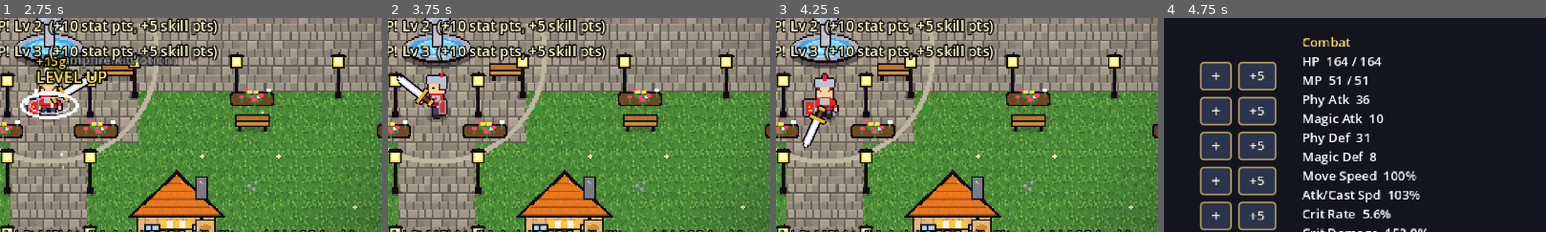
Above: before the commit, frames 1-4 (left to right).
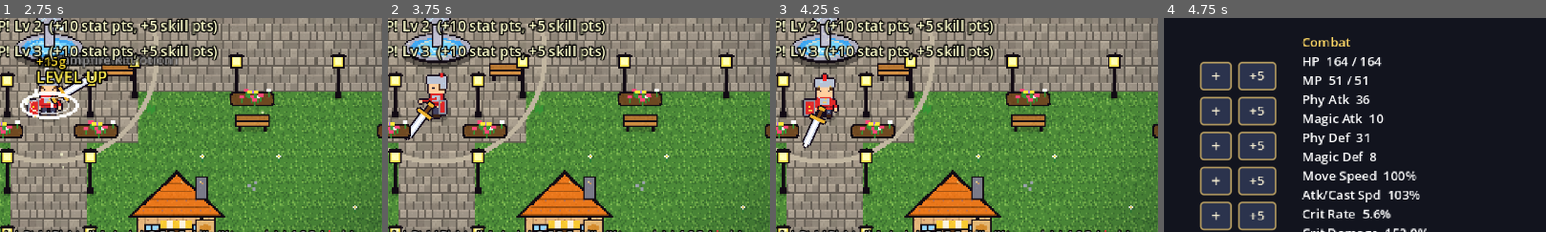
Above: after the commit, the same moments.

Repository: munyphallinpav/ashen_wilds
Game: Godot game, scene res://scenes/main.tscn
The game is run twice, just before and just after one commit, with the same random seed, the same clock (stepped at 60 frames per second) and the same inputs.
Inputs (mouse positions are % of the whole screen's width and height, from its top left):
- Up to frame 1 (2.75 s): click "New Game" at 0.5 s; click "Play" at 1.25 s; click "Start" at 2 s
- Up to frame 2 (3.75 s): tap Enter at 2.75 s; drag from (91, 17) to (60, 28) at 2.77 s; drag from (30, 55) to (45, 70) at 3.52 s
- Up to frame 3 (4.25 s): no input
- Up to frame 4 (4.75 s): move the mouse to (60, 28) at 4.27 s; hold D (move_right) from 4.28 s (still down); hold C (character) from 4.28 s (still down); click (60, 28) at 4.42 s; tap Space (attack) at 4.55 s
The pictures show only the part of the screen within x 44-94%, y 31-80%; the shares and areas given below are measured in that part.

Frame 1 is identical in both runs. In frame 2, 1.0% of the frame differs, in the area x 2-16%, y 16-58%; in frame 3, less than 0.1%; in frame 4, nothing differs.

Commit message:
add player atk combo

Diff:
--- a/project.godot
+++ b/project.godot
@@ -1,4 +1,11 @@
 ; Engine configuration file.
+; It's best edited using the editor UI and not directly,
+; since the parameters that go here are not all obvious.
+;
+; Format:
+;   [section] ; section goes between []
+;   param=value ; assign values to parameters
+
 config_version=5
 
 [application]
@@ -6,7 +13,7 @@
 config/name="Ashen Wilds"
 config/description="2D pixel-art open world action RPG"
 run/main_scene="res://scenes/main.tscn"
-config/features=PackedStringArray("4.3", "GL Compatibility")
+config/features=PackedStringArray("4.4", "GL Compatibility")
 
 [autoload]
 
@@ -24,12 +31,13 @@
 window/size/window_height_override=810
 window/stretch/mode="canvas_items"
 
-[rendering]
-
-renderer/rendering_method="gl_compatibility"
-renderer/rendering_method.mobile="gl_compatibility"
-textures/canvas_textures/default_texture_filter=0
-
 [gui]
 
 theme/custom="res://ui_theme.tres"
+
+[rendering]
+
+textures/canvas_textures/default_texture_filter=0
+renderer/rendering_method="gl_compatibility"
+renderer/rendering_method.mobile="gl_compatibility"
+textures/vram_compression/import_etc2_astc=true
--- a/scenes/main.tscn
+++ b/scenes/main.tscn
@@ -1,6 +1,6 @@
-[gd_scene load_steps=2 format=3]
+[gd_scene load_steps=2 format=3 uid="uid://b1sv754pjpfy0"]
 
-[ext_resource type="Script" path="res://scripts/main.gd" id="1"]
+[ext_resource type="Script" uid="uid://dl148nchnfn8s" path="res://scripts/main.gd" id="1"]
 
 [node name="Main" type="Node2D"]
 script = ExtResource("1")
--- a/scripts/hud.gd
+++ b/scripts/hud.gd
@@ -70,6 +70,10 @@
 var tip_box
 var tip2_panel
 var tip2_box
+var tip_scroll = 0.0
+var tip_max = [0.0, 0.0]
+var tip_hint
+const TIP_MAX_H = 262.0
 var fade_rect
 
 
@@ -165,6 +169,13 @@
 	tip2_box.add_theme_constant_override("separation", 0)
 	tip2_box.mouse_filter = Control.MOUSE_FILTER_IGNORE
 	tip2_panel.add_child(tip2_box)
+	tip_panel.clip_contents = true
+	tip2_panel.clip_contents = true
+	tip_hint = UI.lbl("Mouse wheel: scroll", 6, Color(1, 1, 0.6))
+	tip_hint.z_index = 101
+	tip_hint.visible = false
+	tip_hint.mouse_filter = Control.MOUSE_FILTER_IGNORE
+	add_child(tip_hint)
 
 
 ## Gear tooltip with a comparison against the worn item (second panel shows what is equipped).
@@ -192,6 +203,9 @@
 	tip_box.size = Vector2(150, 10)
 	tip_panel.visible = true
 	tip2_panel.visible = false
+	tip_scroll = 0.0
+	tip_box.position.y = 3.0
+	tip2_box.position.y = 3.0
 	if extra != null:
 		UI.clear(tip2_box)
 		var hd = UI.lbl("Currently equipped", 7, Color(0.6, 0.75, 1.0))
@@ -204,13 +218,30 @@
 		tip2_panel.size = Vector2(160, 20 + extra.size() * 10)
 		tip2_panel.visible = true
 	_place_tip()
-	# resize to fit after layout
-	await get_tree().process_frame
+	# resize to fit after layout (next frame)
+	get_tree().process_frame.connect(_fit_tip, CONNECT_ONE_SHOT)
+
+
+func _fit_tip():
 	if tip_panel.visible:
-		tip_panel.size = Vector2(160, tip_box.get_combined_minimum_size().y + 8)
+		var h1 = tip_box.get_combined_minimum_size().y + 8
+		tip_panel.size = Vector2(160, minf(h1, TIP_MAX_H))
+		tip_max = [maxf(0.0, h1 - TIP_MAX_H), 0.0]
 		if tip2_panel.visible:
-			tip2_panel.size = Vector2(160, tip2_box.get_combined_minimum_size().y + 8)
+			var h2 = tip2_box.get_combined_minimum_size().y + 8
+			tip2_panel.size = Vector2(160, minf(h2, TIP_MAX_H))
+			tip_max[1] = maxf(0.0, h2 - TIP_MAX_H)
 		_place_tip()
+		_apply_tip_scroll()
+
+
+func _apply_tip_scroll():
+	tip_box.position.y = 3.0 - minf(tip_scroll, tip_max[0])
+	tip2_box.position.y = 3.0 - minf(tip_scroll, tip_max[1])
+	var scrollable = tip_max[0] > 0.0 or tip_max[1] > 0.0
+	tip_hint.visible = scrollable and tip_panel.visible
+	if tip_hint.visible:
+		tip_hint.position = Vector2(tip_panel.position.x + 4, tip_panel.position.y + tip_panel.size.y - 9)
 
 
 func _place_tip():
@@ -220,6 +251,7 @@
 		p.x = m.x - tip_panel.size.x - 8
 	if p.y + tip_panel.size.y > 268:
 		p.y = 268 - tip_panel.size.y
+	p.y = maxf(2.0, p.y)
 	tip_panel.position = p
 	if tip2_panel.visible:
 		var q = Vector2(p.x + tip_panel.size.x + 4, p.y)
@@ -231,6 +263,7 @@
 			tip_panel.position = p
 		q.y = minf(q.y, 268 - tip2_panel.size.y)
 		tip2_panel.position = q
+	_apply_tip_scroll()
 
 
 func tip_hide():
@@ -677,6 +710,12 @@
 
 
 func _input(event):
+	if tip_panel != null and tip_panel.visible and (tip_max[0] > 0.0 or tip_max[1] > 0.0) and event is InputEventMouseButton and event.pressed:
+		if event.button_index == MOUSE_BUTTON_WHEEL_DOWN or event.button_index == MOUSE_BUTTON_WHEEL_UP:
+			tip_scroll = clampf(tip_scroll + (22.0 if event.button_index == MOUSE_BUTTON_WHEEL_DOWN else -22.0), 0.0, maxf(tip_max[0], tip_max[1]))
+			_apply_tip_scroll()
+			get_viewport().set_input_as_handled()
+			return
 	if listening != "" and event is InputEventKey and event.pressed and not event.echo:
 		get_viewport().set_input_as_handled()
 		if event.keycode != KEY_ESCAPE:
--- a/scripts/player.gd
+++ b/scripts/player.gd
@@ -424,10 +424,43 @@
 	dust.emitting = velocity.length() > 70.0 and not dead
 
 
+const COMBO_LEN = {"sword": 3, "dagger": 4, "spear": 3, "hammer": 3, "bow": 3, "gun": 3, "wand": 4, "grimoire": 3, "": 3}
+var combo_idx = 0
+var combo_t = 0.0
+var combo_lbl = null
+
+
+func combo_len():
+	return COMBO_LEN.get(weapon_sub(), 3)
+
+
+func _update_combo(delta):
+	combo_t = maxf(0.0, combo_t - delta)
+	if combo_t <= 0.0 and combo_idx != 0:
+		combo_idx = 0
+	if combo_lbl == null:
+		combo_lbl = Label.new()
+		combo_lbl.add_theme_font_size_override("font_size", 7)
+		combo_lbl.position = Vector2(-18, -44)
+		combo_lbl.size = Vector2(36, 8)
+		combo_lbl.horizontal_alignment = HORIZONTAL_ALIGNMENT_CENTER
+		combo_lbl.z_index = 20
+		add_child(combo_lbl)
+	combo_lbl.visible = combo_t > 0.0 and combo_idx > 0
+	if combo_lbl.visible:
+		var n = combo_len()
+		var t = ""
+		for i in range(n):
+			t += ("* " if i < combo_idx else "- ")
+		combo_lbl.text = t.strip_edges()
+		combo_lbl.modulate = Color(1, 0.85, 0.3) if combo_idx >= n - 1 else Color(1, 1, 1, 0.85)
+
+
 func _physics_process(delta):
 	if dead:
 		return
 	_update_dust(delta)
+	_update_combo(delta)
 	atk_cd = maxf(0.0, atk_cd - delta)
 	combat_t = maxf(0.0, combat_t - delta)
 	anim_lock = maxf(0.0, anim_lock - delta)
@@ -954,38 +987,76 @@
 	var elem = ""
 	if equip["weapon"] != null:
 		elem = equip["weapon"]["elem"]
+	var n = combo_len()
+	var step = combo_idx
+	var fin = step >= n - 1
+	if fin:
+		atk_cd *= 1.5          # recovery after the finisher
 	if style == "swing" or style == "thrust":
-		_melee(w, base, elem)
+		_melee(w, base, elem, step, fin)
 	elif style == "arrow" or style == "bullet":
-		_ranged(w, base, elem)
+		_ranged(w, base, elem, step, fin)
 	else:
-		_magic(w, base, elem)
-
-
-func _melee(w, base, elem):
-	Audio.sfx("swing", 0.8, 1.0, 0.08)
+		_magic(w, base, elem, step, fin)
+	if mp_failed:
+		mp_failed = false
+		return
+	combo_idx = 0 if fin else step + 1
+	combo_t = 0.9 + w["cd"]
+	if fin:
+		combo_t = 0.0
+		Game.float_text("FINISHER!", global_position + Vector2(0, -26), Color(1, 0.8, 0.25), 8)
+
+var mp_failed = false
+
+
+func _melee(w, base, elem, step = 0, fin = false):
+	Audio.sfx("swing", 0.8, 0.7 if fin else 1.0 + 0.05 * step, 0.08)
 	var d = aim
 	start_anim("attack", 0.28)
 	swinging = true
 	var ang = d.angle() + PI / 2.0
 	var tw = create_tween()
+	var sub = weapon_sub()
+	var mult = 1.0 + 0.1 * step
+	var reach_b = 0.0
+	var arc_b = 0.0
+	var kbv = 110.0
+	if fin:
+		mult = {"sword": 2.0, "dagger": 2.1, "spear": 2.0, "hammer": 2.2}.get(sub, 2.0)
+		reach_b = {"sword": 10.0, "dagger": 8.0, "spear": 18.0, "hammer": 8.0}.get(sub, 8.0)
+		arc_b = {"sword": 0.9, "dagger": 0.5, "spear": 0.0, "hammer": 0.6}.get(sub, 0.5)
+		kbv = 230.0
+		shake(2.5)
+		move_and_collide(d * 9.0)
+		sprite.modulate = Color(1.6, 1.6, 1.8)
+		create_tween().tween_property(sprite, "modulate", Color.WHITE, 0.2)
 	if w["style"] == "thrust":
 		pivot.rotation = ang
-		tw.tween_property(pivot, "position", Vector2(0, -9) + d * 14.0, 0.09)
+		var lunge = 14.0 + (10.0 if fin else 0.0)
+		tw.tween_property(pivot, "position", Vector2(0, -9) + d * lunge, 0.09)
 		tw.tween_property(pivot, "position", Vector2(0, -9), 0.14)
 	else:
-		pivot.rotation = ang - 1.2
-		tw.tween_property(pivot, "rotation", ang + 1.2, 0.2).set_ease(Tween.EASE_OUT)
+		var dirn = 1.0 if step % 2 == 0 else -1.0
+		var sweep = 1.2 if not fin else 2.4
+		pivot.rotation = ang - sweep * dirn
+		tw.tween_property(pivot, "rotation", ang + sweep * dirn, 0.2 if not fin else 0.26).set_ease(Tween.EASE_OUT)
 	tw.tween_callback(func(): swinging = false)
 	await get_tree().create_timer(0.09 / stats["atk_speed"]).timeout
 	if dead:
 		return
 	var origin_p = origin()
-	var reach = w["reach"]
-	var arc = w["arc"]
+	var reach = w["reach"] + reach_b
+	var arc = w["arc"] + arc_b
 	var magic = w["kind"] == "mag"
+	if fin:
+		var fxk = "spin" if (sub == "sword" or sub == "dagger") else "slash"
+		if sub == "hammer":
+			fxk = "bash"
+		Game.spawn_fx(fxk, origin_p + d * (reach * 0.6), {"scl": 1.1})
+		Audio.sfx("crit", 0.9)
 	for e in Game.enemies_in_arc(origin_p, d, reach, arc, false):
-		Game.hit(e, Game.roll_damage(self, base), origin_p, 110.0, elem, magic)
+		Game.hit(e, Game.roll_damage(self, base * mult, fin and sub == "dagger"), origin_p, kbv, elem, magic)
 	# gathering by attacking
 	var gp = 1.0 + stats["str"] * 0.07 + (equip["weapon"]["base"].get("phy_atk", 0.0) * 0.04 if equip["weapon"] != null else 0.0)
 	var best = null
@@ -1004,11 +1075,14 @@
 	if best != null:
 		best.take_hit(gp, self)
 	if w.get("smash", false):
-		Game.spawn_fx("earth", global_position + d * 28.0, {"scl": 0.7})
+		Game.spawn_fx("earth", global_position + d * 28.0, {"scl": 0.7 if not fin else 1.4})
 		shake(1.5)
-
-
-func _ranged(w, base, elem):
+		if fin:
+			for e2 in Game.enemies_in_circle(global_position + d * 26.0, 40.0, false):
+				Game.hit(e2, Game.roll_damage(self, base * 1.2), global_position, 200.0, elem, magic)
+
+
+func _ranged(w, base, elem, step = 0, fin = false):
 	var d = aim
 	start_anim("attack", 0.28)
 	swinging = true
@@ -1022,7 +1096,22 @@
 		return
 	var bullet = w["style"] == "bullet"
 	_muzzle(d, bullet)
-	Game.shoot({"position": origin() + d * 10.0, "dir": d, "speed": 380.0 if bullet else 320.0, "base": base * (1.0 if not bullet else 1.1),
+	var mult = 1.0 + 0.1 * step
+	if fin:
+		shake(2.0 if not bullet else 3.0)
+		Audio.sfx("crit", 0.8)
+		if bullet:
+			# shotgun blast
+			for k in range(-1, 2):
+				var dd = d.rotated(k * 0.2)
+				Game.shoot({"position": origin() + dd * 10.0, "dir": dd, "speed": 360.0, "base": base * 1.45, "magic": false, "element": elem,
+					"life": 0.6, "kb": 160.0, "arrow": false, "kind": "bullet"})
+		else:
+			# piercing power arrow
+			Game.shoot({"position": origin() + d * 10.0, "dir": d, "speed": 460.0, "base": base * 2.2, "magic": false, "element": elem,
+				"life": 1.3, "kb": 180.0, "arrow": true, "kind": "arrow", "pierce": true})
+		return
+	Game.shoot({"position": origin() + d * 10.0, "dir": d, "speed": 380.0 if bullet else 320.0, "base": base * (1.0 if not bullet else 1.1) * mult,
 		"magic": false, "element": elem, "life": 1.1, "kb": 70.0, "arrow": not bullet, "kind": "bullet" if bullet else "arrow"})
 
 
@@ -1045,12 +1134,14 @@
 		Game.main.shake(1.0)
 
 
-func _magic(w, base, elem):
-	if mp < w["mana"]:
+func _magic(w, base, elem, step = 0, fin = false):
+	var cost = w["mana"] * (2.0 if fin else 1.0)
+	if mp < cost:
 		Game.notify("Not enough mana")
 		atk_cd = 0.3
-		return
-	mp -= w["mana"]
+		mp_failed = true
+		return
+	mp -= cost
 	var d = aim
 	start_anim("cast", 0.28)
 	swinging = true
@@ -1065,7 +1156,14 @@
 	var pk = w["proj"]
 	if elem != "" and ["fire", "water", "wind", "light", "dark"].has(elem):
 		pk = elem
-	Game.shoot({"position": origin() + d * 14.0, "dir": d, "speed": 240.0, "kind": pk, "base": base, "magic": true, "element": elem,
+	if fin:
+		shake(2.5)
+		Audio.sfx("crit", 0.8)
+		Game.spawn_fx("aura", origin() + d * 10.0, {"scl": 0.6})
+		Game.shoot({"position": origin() + d * 14.0, "dir": d, "speed": 280.0, "kind": pk, "base": base * 2.3, "magic": true, "element": elem,
+			"life": 1.3, "kb": 200.0, "hit_fx": "wind" if pk == "arcane" else pk, "aoe": 38.0})
+		return
+	Game.shoot({"position": origin() + d * 14.0, "dir": d, "speed": 240.0, "kind": pk, "base": base * (1.0 + 0.1 * step), "magic": true, "element": elem,
 		"life": 1.3, "kb": 60.0, "hit_fx": "wind" if pk == "arcane" else pk})
 
 
--- a/ui_theme.tres
+++ b/ui_theme.tres
@@ -1,4 +1,4 @@
-[gd_resource type="Theme" load_steps=6 format=3]
+[gd_resource type="Theme" load_steps=6 format=3 uid="uid://b6xj4lgi2mm44"]
 
 [sub_resource type="StyleBoxFlat" id="StyleBoxFlat_cmv17"]
 bg_color = Color(0.1, 0.1, 0.13, 1)
Not shown, changed: export_presets.cfg
Not shown, changed: README.md
